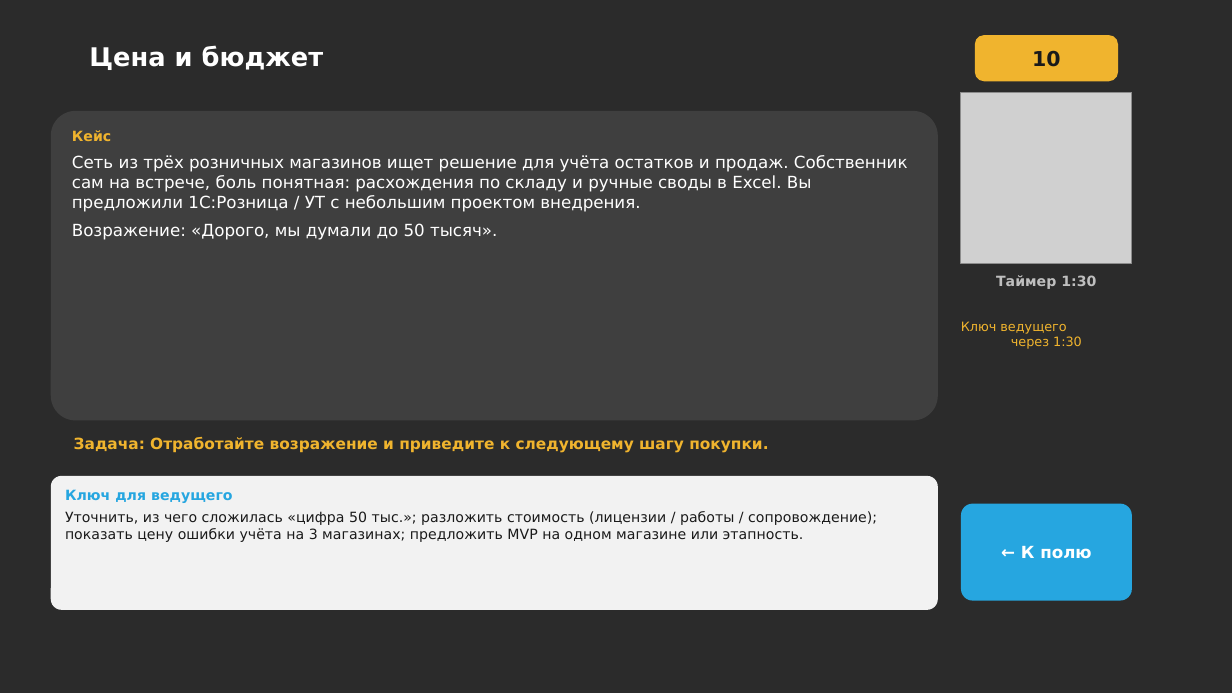
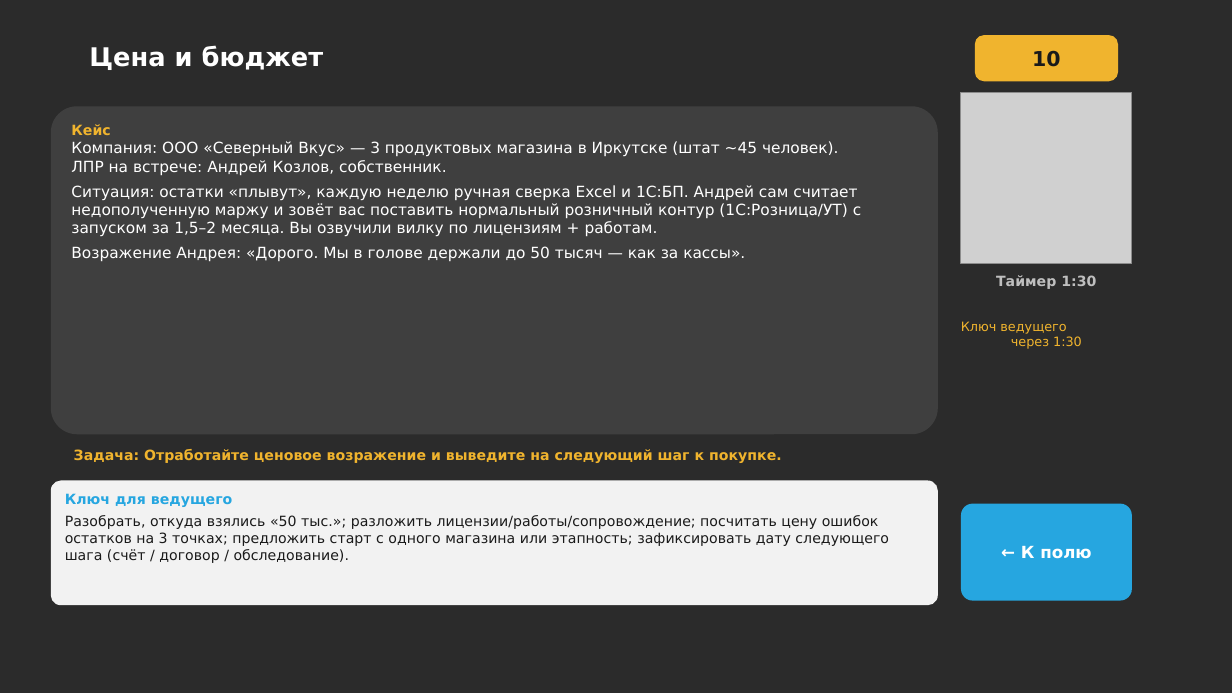
Before and after one commit to daaanilNikonov/for-lisa, a slide deck: slide 3 of presentation/quiz/Квиз_Клуб_продавцов_Отработка_возражений.pptx. Drawn at 1232x693 pixels with LibreOffice and Linux fonts; fonts in the diff are those of the drawing; grey boxes stand for pictures; background and template pictures are left out; a plain dark background stands for a picture behind light text. Boxes give left, top, right and bottom in pixels: in the first picture for what was removed or moved away, otherwise in the second. Text is boxed around its words. In the diff, an @@ line names an element or a change of style, - is before the commit and + after.

```diff
--- a/presentation/quiz/Квиз_Клуб_продавцов_Отработка_возражений.pptx
+++ b/presentation/quiz/Квиз_Клуб_продавцов_Отработка_возражений.pptx
@@ rounded rectangle "Кейс": place and size @@
-rounded rectangle "Кейс" at [51,111,938,421]
+rounded rectangle "Кейс" at [51,106,938,434]
@@ text in rounded rectangle at [71,141,861,261]: text changed; size 13 to 12 pt @@
-Сеть из трёх розничных магазинов ищет решение для учёта остатков и продаж. Собственник сам на встрече, боль понятная: расхождения по складу и ручные своды в Excel. Вы предложили 1С:Розница / УТ с небольшим проектом внедрения.
-Возражение: «Дорого, мы думали до 50 тысяч».
+Компания: ООО «Северный Вкус» — 3 продуктовых магазина в Иркутске (штат ~45 человек).
+ЛПР на встрече: Андрей Козлов, собственник.
+Ситуация: остатки «плывут», каждую неделю ручная сверка Excel и 1С:БП. Андрей сам считает недополученную маржу и зовёт вас поставить нормальный розничный контур (1С:Розница/УТ) с запуском за 1,5–2 месяца. Вы озвучили вилку по лицензиям + работам.
+Возражение Андрея: «Дорого. Мы в голове держали до 50 тысяч — как за кассы».
@@ text at [74,449,782,463]: text changed; size 12 to 11 pt @@
-Задача: Отработайте возражение и приведите к следующему шагу покупки.
+Задача: Отработайте ценовое возражение и выведите на следующий шаг к покупке.
@@ rounded rectangle "Ключ для ведущего": place and size @@
-rounded rectangle "Ключ для ведущего" at [51,476,938,610]
+rounded rectangle "Ключ для ведущего" at [51,481,938,605]
@@ text in rounded rectangle at [65,515,889,563]: text changed @@
-Уточнить, из чего сложилась «цифра 50 тыс.»; разложить стоимость (лицензии / работы / сопровождение); показать цену ошибки учёта на 3 магазинах; предложить MVP на одном магазине или этапность.
+Разобрать, откуда взялись «50 тыс.»; разложить лицензии/работы/сопровождение; посчитать цену ошибок остатков на 3 точках; предложить старт с одного магазина или этапность; зафиксировать дату следующего шага (счёт / договор / обследование).
```
Also in this commit, not shown: 29 other slides changed, 3 other files.
